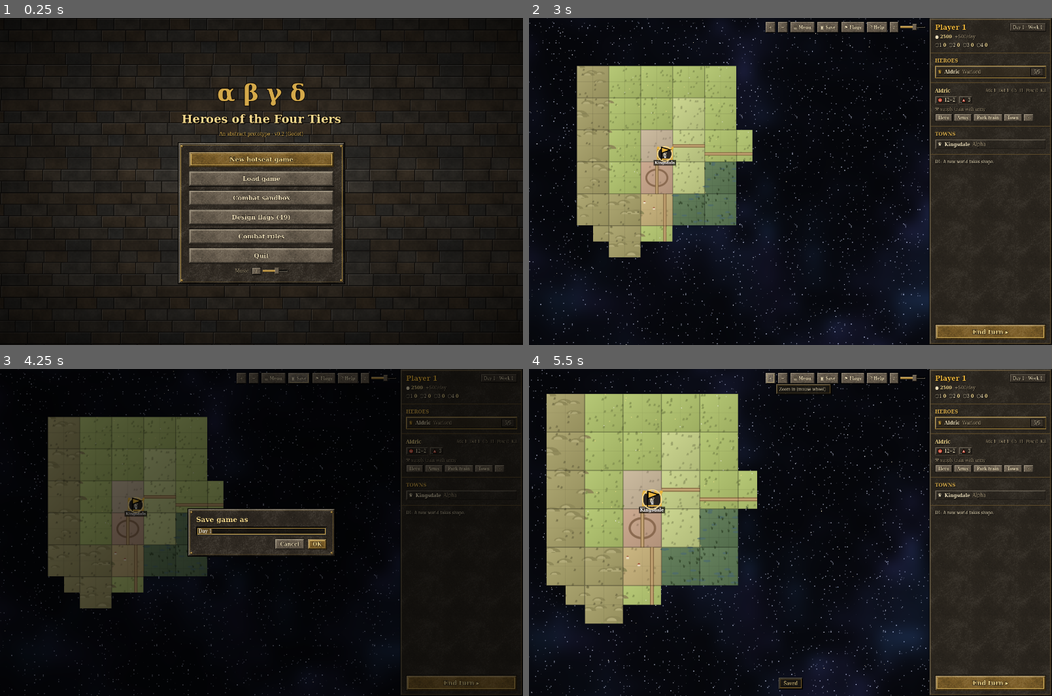
Above: before the commit, frames 1-4 (two rows, left to right).
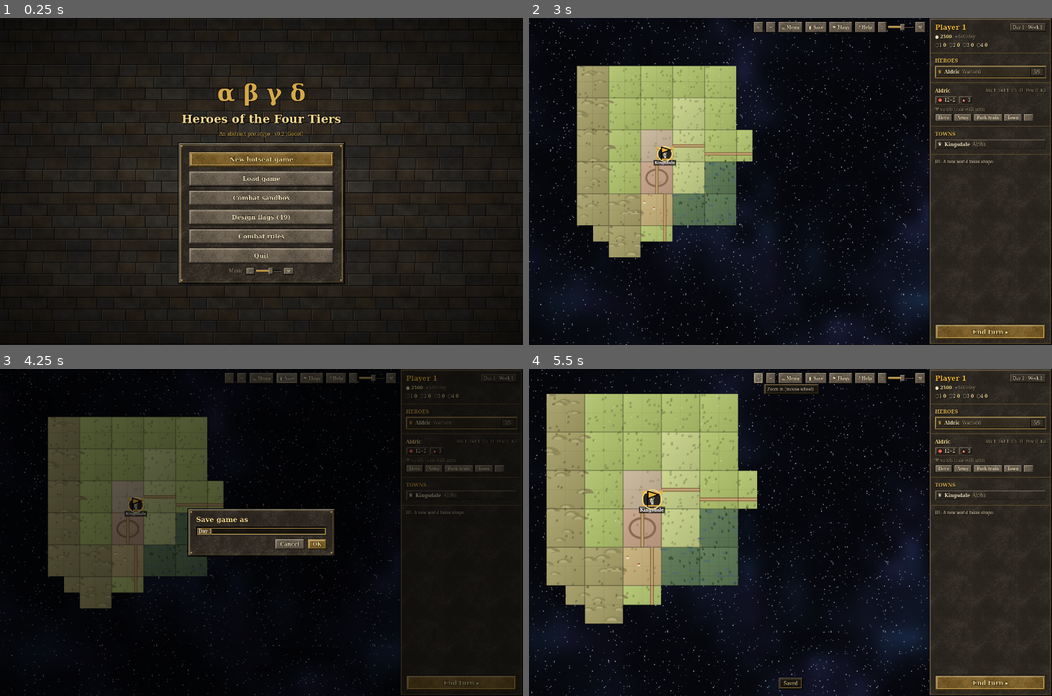
Above: after the commit, the same moments.

Repository: KyriosHeptagrammaton/heroes-four-tiers
Game: Godot game, scene res://main.tscn
Two runs of this game, one before a commit and one after it. Both use one fixed random seed, a clock stepped at 60 frames per second and the inputs below.
Inputs:
- Up to frame 1 (0.25 s): no input
- Up to frame 2 (3 s): click "New hotseat game" at 0.5 s; click "New hotseat game" at 1.25 s; click "Start" at 2 s; click "I am Player 1 — show my lands" at 2.75 s
- Up to frame 3 (4.25 s): click "▣ Save" at 3.5 s
- Up to frame 4 (5.5 s): click "OK" at 4.25 s; click "+" at 5 s

The runs differ from the first frame. In frame 1, 0.1% of the frame differs, in the area x 43-57%, y 76-79%; in frame 2, 0.5%; in frame 3, 0.4%; in frame 4, 0.7%, in the area x 43-76%, y 1-8%.

Commit message:
Stone 'ba-DOOM' button sounds; sandbox unit picker shows just the four creatures per faction
- Synthesised stone-slab press sounds (tools/make_sfx.py -> sfx/), 3 variants with slight pitch jitter;
  checkboxes and drop-downs get a lighter stone tick; on/off toggle next to the music controls
- Unit picker lists base creatures only; the stack keeps its chosen upgrade path/level when switching
  creature (falling back when the new creature lacks it)

Co-Authored-By: Claude Opus 5.5 <noreply@anthropic.com>
Claude-Session: https://claude.ai/code/session_01Qtd2HW6di5ceqW1mAcmp9S

Diff:
--- a/project.godot
+++ b/project.godot
@@ -22,6 +22,7 @@
 Game="*res://scripts/game.gd"
 UI="*res://scripts/ui/ui.gd"
 Music="*res://scripts/ui/music.gd"
+Sfx="*res://scripts/ui/sfx.gd"
 ArmyUI="*res://scripts/ui/army_ui.gd"
 Main="*res://scripts/ui/main_menu.gd"
 
--- a/scripts/ui/music.gd
+++ b/scripts/ui/music.gd
@@ -121,4 +121,9 @@
 	sl.focus_mode = Control.FOCUS_NONE
 	sl.value_changed.connect(func(v): set_vol(v / 100.0))
 	UI.tip(sl, "Music volume")
-	return UI.hbox([btn, sl], 4)
+	var sfx := UI.button("⚒" if Sfx.on else "⚒ off", func(): pass, "Small")
+	sfx.pressed.connect(func():
+		Sfx.toggle()
+		sfx.text = "⚒" if Sfx.on else "⚒ off")
+	UI.tip(sfx, "Button sounds on/off")
+	return UI.hbox([btn, sl, sfx], 4)
--- a/scripts/ui/sandbox_screen.gd
+++ b/scripts/ui/sandbox_screen.gd
@@ -289,26 +289,37 @@
 		var box := UI.vbox([UI.h2("Choose unit" if st.step == "rider" else "Choose mount")], 6)
 		if st.step == "mount":
 			box.add_child(UI.label("Rider: %s. Mounts needed = rider weight ÷ mount strength (rounded up)." % Units.resolve(st.rider).name, "muted"))
+		var grid := GridContainer.new()
+		grid.columns = 5
+		grid.add_theme_constant_override("h_separation", 6)
+		grid.add_theme_constant_override("v_separation", 6)
+		var cur_part: String = st.rider if st.step == "rider" else (st.mount if st.mount != null else "")
+		var cp = Units.parse(cur_part) if cur_part != "" else null
 		for f in D.FACTION_IDS:
 			var fl := UI.label(D.FACTIONS[f].name)
 			fl.add_theme_color_override("font_color", Color(D.FACTIONS[f].color))
-			fl.custom_minimum_size.x = 52
-			var r := UI.flow([fl], 4)
+			fl.add_theme_font_override("font", UI.font_head)
+			fl.custom_minimum_size.x = 64
+			grid.add_child(fl)
 			for t in range(1, 5):
-				for k in Units.variants(f, t):
-					var d := Units.resolve(k)
-					var extra := ""
-					if st.step == "mount":
-						var R := Units.resolve(st.rider)
-						extra = "\nMounts per rider: %d" % int(ceil(float(R.w) / d.s))
-					var cur = st.rider if st.step == "rider" else st.mount
-					var bt := UI.button(d.name + ("⚑" if d.placeholder else ""), func():
-						if st.step == "rider": st.rider = k
-						else: st.mount = k
-						finish.call(), "SmallSel" if cur == k else "Small", UI.unit_tip(d, extra))
-					r.add_child(UI.hbox([UI.sym(d, 20), bt], 2))
-			box.add_child(r)
-			box.add_child(UI.sep_line())
+				var k: String = carry_upgrade(cur_part, f, t)
+				var d := Units.resolve(k)
+				var extra := ""
+				if st.step == "mount":
+					var R := Units.resolve(st.rider)
+					extra = "\nMounts per rider: %d" % int(ceil(float(R.w) / d.s))
+				var here: bool = cp != null and cp.faction == f and cp.tier == t
+				var base_name: String = Units.resolve(Units.key(f, t, 0, "")).name
+				var bt := UI.button(base_name, func():
+					if st.step == "rider": st.rider = k
+					else: st.mount = k
+					finish.call(), "SmallSel" if here else "Small", UI.unit_tip(d, extra))
+				bt.alignment = HORIZONTAL_ALIGNMENT_LEFT
+				bt.custom_minimum_size.x = 150
+				bt.clip_text = true
+				grid.add_child(UI.hbox([UI.sym(d, 26), bt], 3))
+		box.add_child(grid)
+		box.add_child(UI.label("Pick the upgrade path and level with the buttons on the army row.", "muted", 12))
 		var bottom := UI.hbox([])
 		if st.step == "rider":
 			bottom.add_child(UI.check("Mounted (rider + mount)", st.mount != null, func(v):
@@ -321,5 +332,15 @@
 		bottom.add_child(UI.spacer())
 		bottom.add_child(UI.button("Close", UI.close_modal))
 		box.add_child(bottom)
-		UI.modal(box, false, 760)
+		UI.modal(box, false, 600)
 	draw[0].call()
+
+## the same upgrade (path + level) on another creature, falling back when it has no such upgrade
+func carry_upgrade(cur_part: String, f: String, tier: int) -> String:
+	if cur_part == "":
+		return Units.key(f, tier, 0, "")
+	var p := Units.parse(cur_part)
+	for opt in [[p.mod, p.up], ["", p.up], ["", mini(p.up, 1)], ["", 0]]:
+		var k = _variant(f, tier, opt[0], opt[1])
+		if k != null: return k
+	return Units.key(f, tier, 0, "")
--- /dev/null
+++ b/scripts/ui/sfx.gd
@@ -0,0 +1,66 @@
+# ============================================================================
+# Sfx — UI sound effects. Every button plays a chunky stone-slab "ba-DOOM"
+# when pressed (checkboxes and drop-downs a lighter stone tick). The sounds
+# are synthesised by tools/make_sfx.py.
+# ============================================================================
+extends Node
+
+var on := true
+var vol := 0.7
+var _slabs: Array = []
+var _tick: AudioStream
+var _pool: Array = []
+var _next := 0
+var _last_ms := -1000
+const CFG_PATH := "user://settings.cfg"
+
+func _ready() -> void:
+	var cf := ConfigFile.new()
+	if cf.load(CFG_PATH) == OK:
+		on = cf.get_value("sfx", "on", true)
+		vol = cf.get_value("sfx", "vol", 0.7)
+	for i in 3:
+		_slabs.append(load("res://sfx/stone_button_%d.wav" % (i + 1)))
+	_tick = load("res://sfx/stone_tick.wav")
+	for i in 6:
+		var p := AudioStreamPlayer.new()
+		add_child(p)
+		_pool.append(p)
+	get_tree().node_added.connect(_on_node_added)
+
+func _on_node_added(n: Node) -> void:
+	if not n is BaseButton or n.has_meta("silent"):
+		return
+	var light: bool = n is CheckBox or n is CheckButton or n is OptionButton
+	n.button_down.connect(func(): play_tick() if light else play_slab())
+
+func _play(stream: AudioStream, pitch: float, db: float = 0.0) -> void:
+	if not on or stream == null:
+		return
+	var p: AudioStreamPlayer = _pool[_next]
+	_next = (_next + 1) % _pool.size()
+	p.stream = stream
+	p.pitch_scale = pitch
+	p.volume_db = linear_to_db(maxf(vol, 0.0001)) + db
+	p.play()
+
+func play_slab() -> void:
+	# rapid double-clicks don't stack into a rumble
+	var now := Time.get_ticks_msec()
+	var db := -6.0 if now - _last_ms < 120 else 0.0
+	_last_ms = now
+	_play(_slabs[randi() % _slabs.size()], randf_range(0.96, 1.04), db)
+
+func play_tick() -> void:
+	_play(_tick, randf_range(0.95, 1.08))
+
+func save() -> void:
+	var cf := ConfigFile.new()
+	cf.load(CFG_PATH)
+	cf.set_value("sfx", "on", on)
+	cf.set_value("sfx", "vol", vol)
+	cf.save(CFG_PATH)
+
+func toggle() -> void:
+	on = not on
+	save()
--- /dev/null
+++ b/tests/picker_shot.gd
@@ -0,0 +1,11 @@
+extends RefCounted
+func run(root) -> void:
+	Main.boot()
+	var sb = UI.screen("sandbox")
+	sb.open()
+	sb.cfg.sides[0].stacks[1].key = "alpha.2.2.r"
+	sb.pick_unit(sb.cfg.sides[0], sb.cfg.sides[0].stacks[1])
+	for i in 6: await root.get_tree().process_frame
+	await RenderingServer.frame_post_draw
+	root.get_viewport().get_texture().get_image().save_png("/tmp/claude-0/shots/picker.png")
+	print("carry T4:", sb.carry_upgrade("alpha.2.2.r", "beta", 4), " T3:", sb.carry_upgrade("alpha.2.2.r", "gamma", 3), " magi->T4:", sb.carry_upgrade("alpha.1.1.m", "delta", 4))
--- /dev/null
+++ b/tests/sfx_check.gd
@@ -0,0 +1,13 @@
+extends RefCounted
+var failed := false
+func run(root) -> void:
+	Main.boot()
+	var b := UI.button("x", func(): pass)
+	root.add_child(b)
+	b.button_down.emit()
+	await root.get_tree().process_frame
+	var playing := 0
+	for p in Sfx._pool:
+		if p.playing: playing += 1
+	print("streams ", Sfx._slabs.map(func(s): return s != null), " playing ", playing)
+	failed = playing == 0 and false
Not shown, added: sfx/stone_button_1.wav.import
Not shown, added: sfx/stone_button_2.wav.import
Not shown, added: sfx/stone_button_3.wav.import
Not shown, added: sfx/stone_tick.wav.import
Not shown, added: sfx/stone_button_1.wav
Not shown, added: sfx/stone_button_2.wav
Not shown, added: sfx/stone_button_3.wav
Not shown, added: sfx/stone_tick.wav
Not shown, added: tools/make_sfx.py
